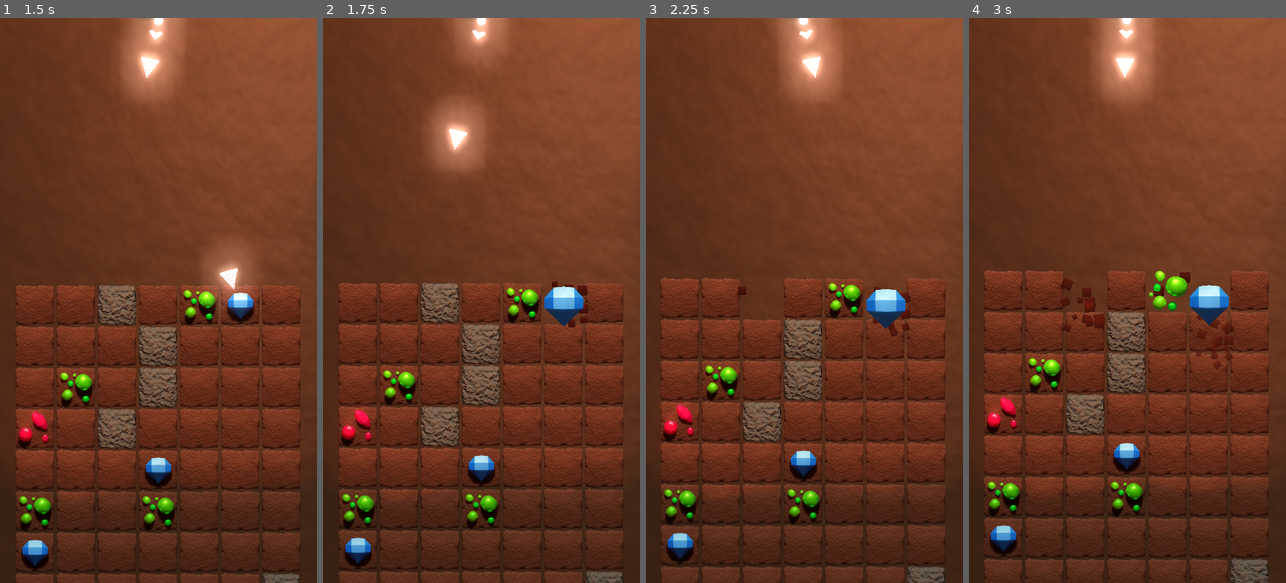
Above: before the commit, frames 1-4 (left to right).
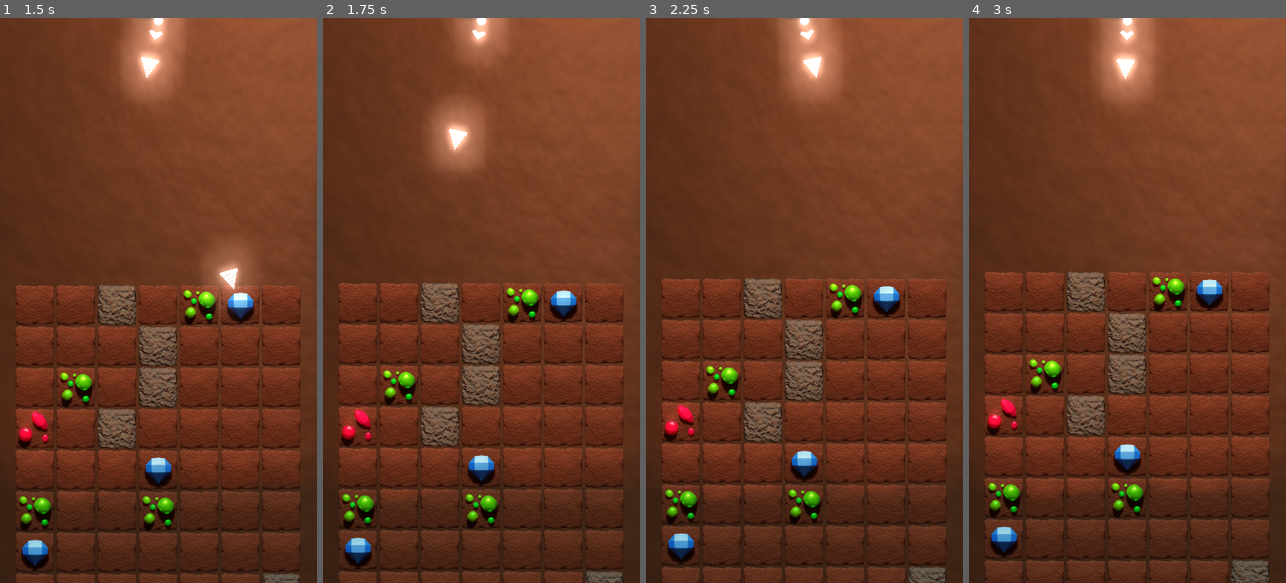
Above: after the commit, the same moments.

Repository: Maxic/arcade
Game: Godot game, scene res://main.tscn
Same seed, same stepped clock (60 frames per second), same inputs: the game is played once before the commit and once after it.
Inputs (mouse positions are in pixels of both pictures, inside the frame that each line leads up to):
- Up to frame 1 (1.5 s): move the mouse to (228, 272) at 0.52 s; click (228, 272) at 0.6 s; move the mouse to (95, 328) at 1.27 s; click (95, 328) at 1.35 s
- Up to frame 2 (1.75 s): no input
- Up to frame 3 (2.25 s): move the mouse to (836, 176) at 2.02 s; click (836, 176) at 2.1 s
- Up to frame 4 (3 s): move the mouse to (1111, 413) at 2.77 s; click (1111, 413) at 2.85 s

Frame 1 is identical in both runs. In frame 2, 0.7% of the frame differs, in the area x 69-84%, y 46-55%; in frame 3, 4.5%; in frame 4, 7.6%, in the area x 4-95%, y 0-100%.

Commit message:
block HP

Diff:
--- a/script/block.gd
+++ b/script/block.gd
@@ -17,6 +17,7 @@
 # global vars
 var gem_scene
 var block_type
+var block_hp
 
 func _init(type):
 	self.block_type = type
@@ -35,25 +36,35 @@
 	if type == "dirt":
 		sprite.texture = dirt_sprite
 		gem_scene = null
+		block_hp = 1
 	elif type == "emerald":
 		sprite.texture = emerald_sprite
 		gem_scene = gem_emerald_scene
+		block_hp = 2
 	elif type == "diamond":
 		sprite.texture = diamond_sprite
 		gem_scene = gem_diamond_scene
+		block_hp = 2
 	elif type == "ruby":
 		sprite.texture = ruby_sprite
 		gem_scene = gem_ruby_scene
+		block_hp = 2
 	elif type == "rock":
 		sprite.texture = rock_sprite
 		gem_scene = null
+		block_hp = 3
 
 	# add children
 	add_child(sprite)
 
+func damage(body):
+	block_hp -= 1
+	if body.is_in_group("drill"):
+		body.blocks_hit += 1
+
 func destroy(body):
 	if body.is_in_group("drill"):
-		body.blocks_destroyed += 1
+		body.blocks_hit += 1
 		get_node("/root/main/shake_cam").trigger_shake = true
 
 		# particles
--- a/script/block_collider.gd
+++ b/script/block_collider.gd
@@ -1,4 +1,6 @@
 extends Area2D
 
 func _on_block_collider_body_entered(body):
-	get_parent().destroy(body)
+	get_parent().damage(body)
+	if get_parent().block_hp < 1:
+		get_parent().destroy(body)
--- a/script/drill.gd
+++ b/script/drill.gd
@@ -4,13 +4,13 @@
 var velocity = Vector2.ZERO
 var bounce_count = 0
 var bounce_count_max = 2
-var blocks_destroyed = 0
+var blocks_hit = 0
 
 func _ready():
 	add_to_group("drill")
 
 func _physics_process(delta):
-	if blocks_destroyed >=  1:
+	if blocks_hit >=  1:
 		queue_free()
 
 	velocity = speed * transform.x * delta
